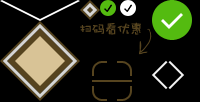
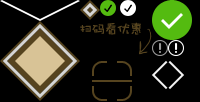
Layered file, before and after one edit (w=200, h=102). Changes by layer:
added layer "矢量智能对象" (1st of 2) above "矢量智能对象" over bbox(168, 40, 184, 56)
added layer "矢量智能对象" (2nd of 2) above "矩形 30 拷贝" over bbox(152, 40, 168, 56)
